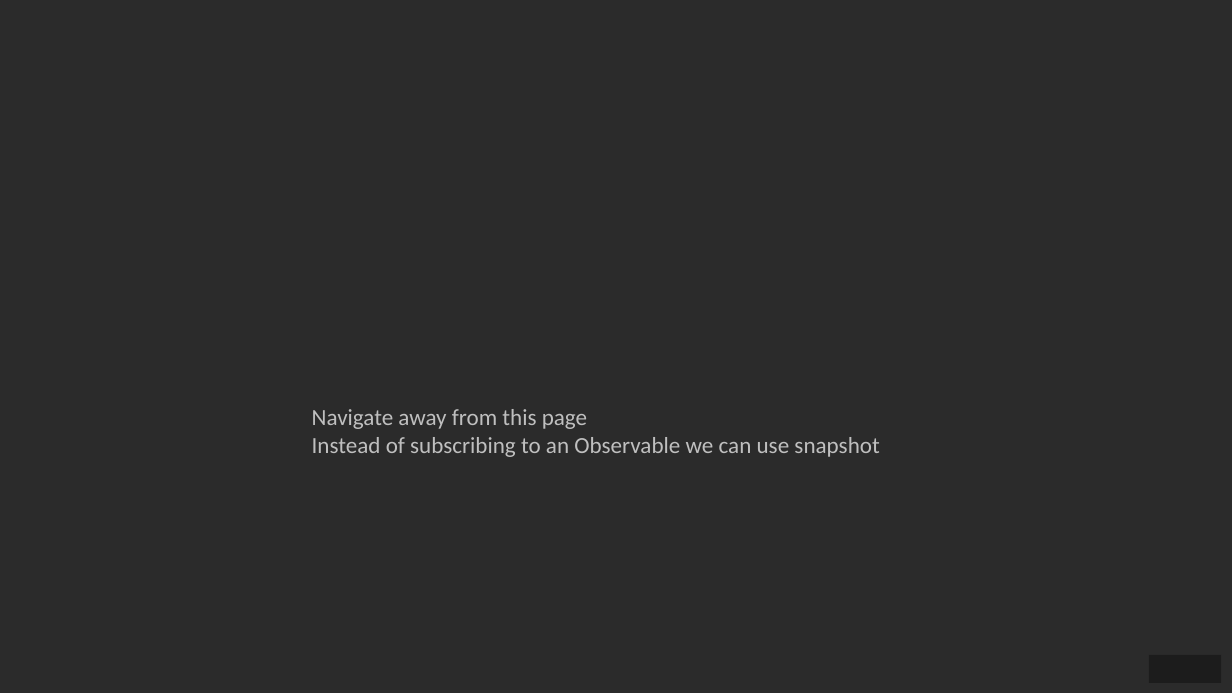
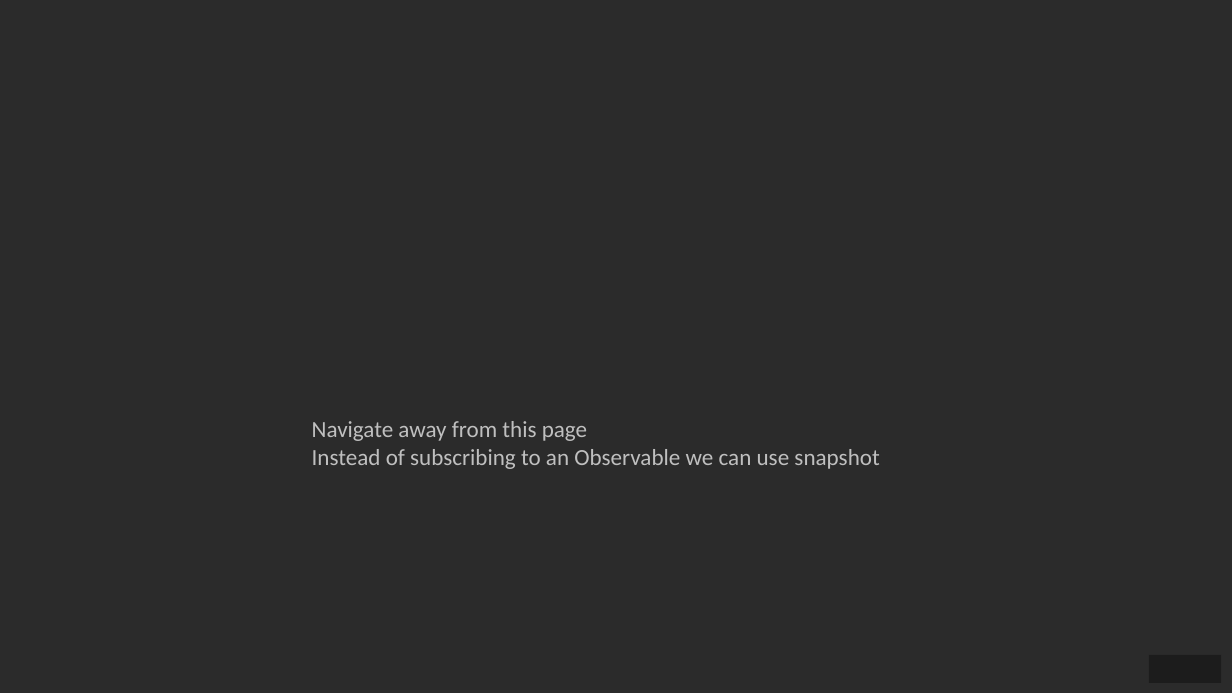
Before and after one commit to min-naing/angular-tutorial-assets, a slide deck: slide 25 of 87. Why Route Parameters are Observables.pptx. Drawn at 1232x693 pixels with LibreOffice and Linux fonts; fonts in the diff are those of the drawing; background and template pictures are left out; a plain dark background stands for a picture behind light text. Boxes give left, top, right and bottom in pixels: in the first picture for what was removed or moved away, otherwise in the second. Text is boxed around its words. In the diff, an @@ line names an element or a change of style, - is before the commit and + after.

Commit message:
Why Route Parameters are Observables edited

```diff
--- a/87. Why Route Parameters are Observables.pptx
+++ b/87. Why Route Parameters are Observables.pptx
@@ text "Navigate away from this page": place and size @@
-text "Navigate away from this page" at (312,409,879,457)
+text "Navigate away from this page" at (312,421,879,469)
```
